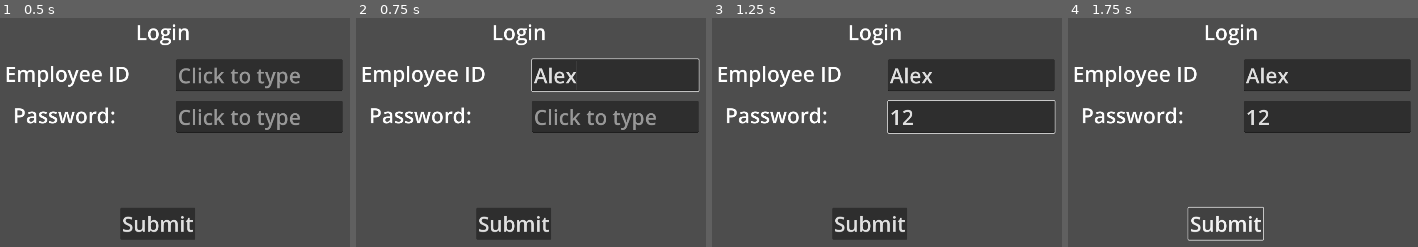
Above: before the commit, frames 1-4 (left to right).
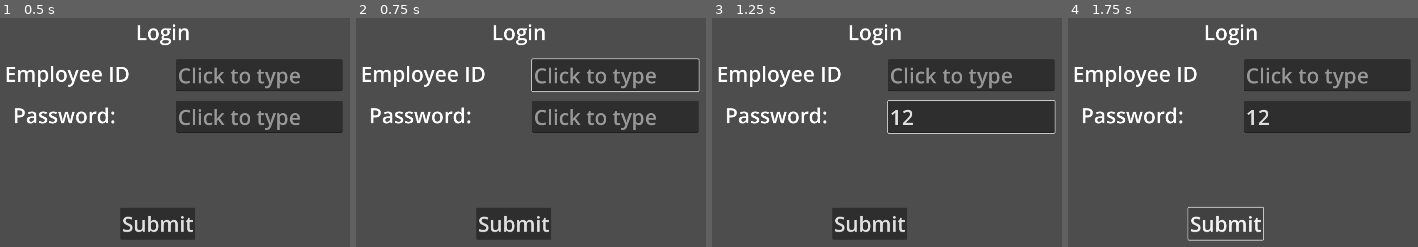
Above: after the commit, the same moments.

Repository: Lee-RoyDobson/SoftwareEngineering
Game: Godot game, scene res://Menus/LoginScreen.tscn
The game is run twice, just before and just after one commit, with the same random seed, the same clock (stepped at 60 frames per second) and the same inputs.
Inputs (mouse positions are in pixels of both pictures, inside the frame that each line leads up to):
- Up to frame 1 (0.5 s): no input
- Up to frame 2 (0.75 s): click (615, 75) at 0.52 s; type "Alex" at 0.6 s
- Up to frame 3 (1.25 s): click (971, 116) at 0.75 s; type "12" at 0.83 s
- Up to frame 4 (1.75 s): click "Submit" at 1.25 s

Frame 1 is identical in both runs. In frame 2, 1.1% of the frame differs, in the area x 50-86%, y 21-31%; in frame 3, 1.1%; in frame 4, 1.1%.
Error before the commit: Parse Error: Too few arguments for "get_employee()" call. Expected at least 2 but received 1. (res://Scripts/LoginManager.gd:14)

Commit message:
fixed login

Diff:
--- a/Scripts/AdminManager.gd
+++ b/Scripts/AdminManager.gd
@@ -42,10 +42,24 @@
 func AddEmployeeSubmitPressed() -> void:
 	if !AddNumberInput.text.is_valid_int(): return
 	if AddPasswordInput.text.length() < 3: return
-	if Database.add_employee(AddNumberInput.text.to_int(), AddPasswordInput.text, accessLevel):
-		AddEmployeeLabel.text = "Successfully Added \n Employee!"
+
+	if accessLevel == 0:
+		if Database.add_employee(AddNumberInput.text.to_int(), AddPasswordInput.text):
+			AddEmployeeLabel.text = "Successfully Added \n Employee!"
+		else:
+			AddEmployeeLabel.text = "Failed to add \n Employee"
+
+	elif accessLevel == 1:
+		if Database.add_manager(AddNumberInput.text.to_int(), AddPasswordInput.text):
+			AddEmployeeLabel.text = "Successfully Added \n Manager!"
+		else:
+			AddEmployeeLabel.text = "Failed to add \n Manager"
+
 	else:
-		AddEmployeeLabel.text = "Failed to add \n Employee"
+		if Database.add_admin(AddNumberInput.text.to_int(), AddPasswordInput.text):
+			AddEmployeeLabel.text = "Successfully Added \n Admin!"
+		else:
+			AddEmployeeLabel.text = "Failed to add \n Admin"
 
 	await get_tree().create_timer(2.0).timeout
 	AddEmployeeLabel.text = "Enter new Employee's Info"
@@ -53,10 +67,25 @@
 
 func RemoveEmployeeSubmitPressed() -> void:
 	if !RemoveNumberInput.text.is_valid_int(): return
-	if Database.remove_employee(RemoveNumberInput.text.to_int()):
-		RemoveEmployeeLabel.text = "Successfully Removed \n Employee!"
+
+	if accessLevel == 0:
+		if Database.remove_employee(AddNumberInput.text.to_int()):
+			AddEmployeeLabel.text = "Successfully Removed \n Employee!"
+		else:
+			AddEmployeeLabel.text = "Failed to Remove \n Employee"
+
+	elif accessLevel == 1:
+		if Database.remove_manager(AddNumberInput.text.to_int()):
+			AddEmployeeLabel.text = "Successfully Remove \n Manager!"
+		else:
+			AddEmployeeLabel.text = "Failed to Remove \n Manager"
+
 	else:
-		RemoveEmployeeLabel.text = "Failed to Remove \n Employee"
+		if Database.remove_admin(AddNumberInput.text.to_int()):
+			AddEmployeeLabel.text = "Successfully Remove \n Admin!"
+		else:
+			AddEmployeeLabel.text = "Failed to Remove \n Admin"
+
 
 	await get_tree().create_timer(2.0).timeout
 	RemoveEmployeeLabel.text = "Enter Employee's number \n for removal"
--- a/Scripts/LoginManager.gd
+++ b/Scripts/LoginManager.gd
@@ -2,16 +2,13 @@
 
 @onready var UsernameEntry : LineEdit = $UsernameEntry
 @onready var PasswordEntry : LineEdit = $PasswordEntry
-
-var Usernames : Array[String] = ["Admin", "Manager", "Employee"]
-var Passwords : Array[String] = ["123", "password", "BestEmployee"]
 
 var mousePos: int = 0
 var oldText: String = ""
 
 func OnSubmit() -> void:
 	if !UsernameEntry.text.is_valid_int() || UsernameEntry.text.length() != 6: return
-	var Info : Array = Database.get_employee(UsernameEntry.text.to_int()) # ADD PASSWORD INPUT
+	var Info : Array = Database.get_employee(UsernameEntry.text.to_int(), PasswordEntry.text) # ADD PASSWORD INPUT
 
 	if !Info[0] : return
 
--- a/Scripts/database.gd
+++ b/Scripts/database.gd
@@ -24,7 +24,7 @@
 func retrieve_feedback(employee: int) -> String:
 	return "Good!"
 
-func add_employee(employee: int, password: String, access: int) -> bool:
+func add_employee(employee: int, password: String) -> bool:
 	var path = "res://Data/Employees/" + str(employee) + "/LoginDetails"
 
 	var directory = DirAccess.open("res://Data/Employees/")
@@ -46,7 +46,7 @@
 		var data = {
 			"username": employee,
 			"password": password,
-			"access": access
+			"access": 0
 		}
 
 		data_entry.store_line(JSON.stringify(data))
--- a/project.godot
+++ b/project.godot
@@ -20,7 +20,6 @@
 Database="*res://Scripts/database.gd"
 SessionManager="*res://Scripts/SessionManager.gd"
 
-
 [display]
 
 window/size/viewport_width=1920
Not shown, added: Data/Employees/333333/Current
Not shown, added: Data/Employees/333333/LoginDetails
Not shown, added: Data/Employees/333333/Tasks
Not shown, added: Data/Managers/222222/LoginDetails
